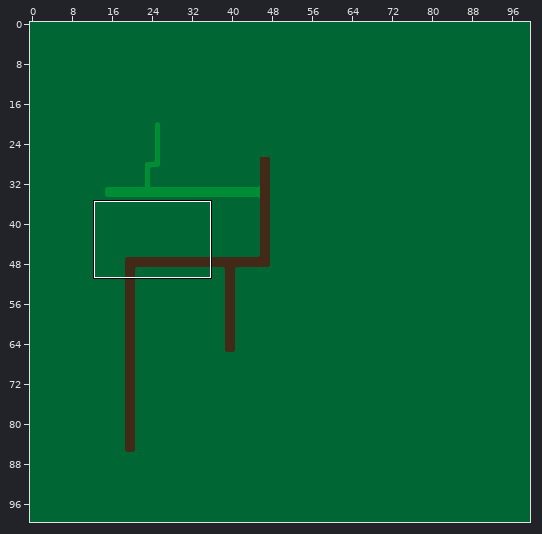
Tiled map, stored at fff-design.tmx. The picture above shows the old version from afar; the outline marks the close-up.
Close-up. Old version:
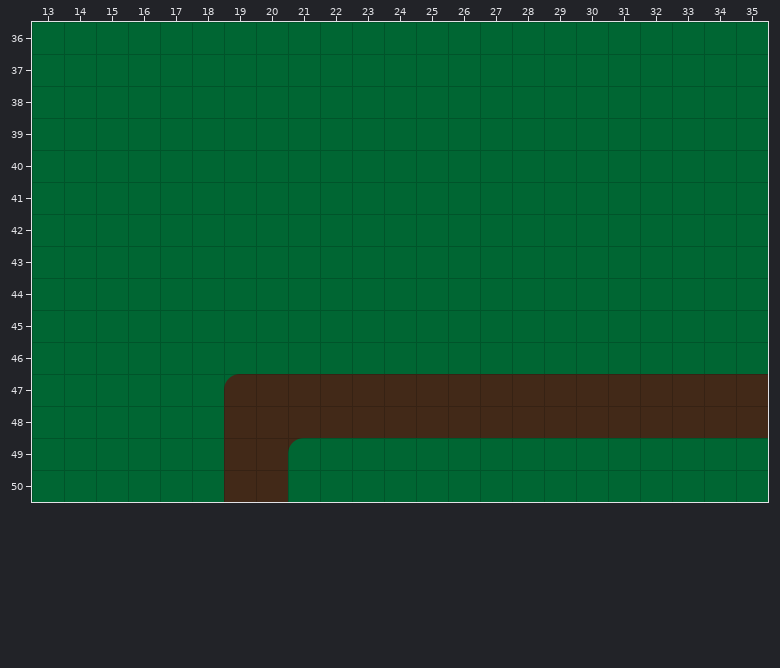
Cells are 32x32 px. Shown: x 13..35, y 36..50. The commit also changed other parts of the map, which this record leaves out.
New version:
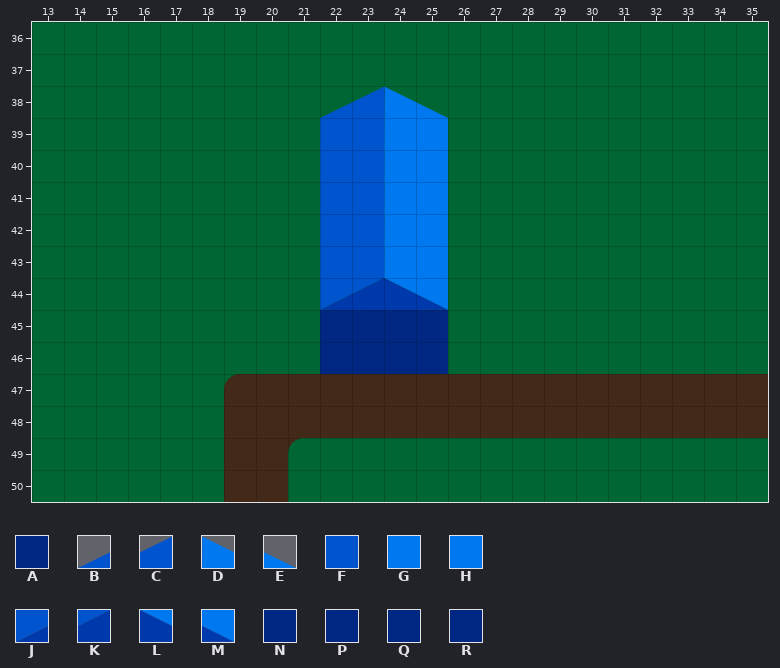
Key: from "houeses-fff": A 61, B 260, C 261, D 262, E 263, F 280, G 282, H 283, J 320, K 321, L 322, M 323, N 340, P 341, Q 343, R 363.
_ is an empty cell.
Tiles of an added or newly shown layer are drawn over the layers below it.
The author wrote: house tileset
The edit:
Layer "houses" (added):
Tile A is added in row 45 at x 24; in row 46 at x 22 to 24.
Tile B is added in row 38 at x 22.
Tile C is added in row 38 at x 23.
Tile D is added in row 38 at x 24.
Tile E is added in row 38 at x 25.
Tile F is added in rows 39 to 43 at x 22 to 23.
Tile G is added in rows 39 to 43 at x 24.
Tile H is added in rows 39 to 43 at x 25.
Tile J is added in row 44 at x 22.
Tile K is added in row 44 at x 23.
Tile L is added in row 44 at x 24.
Tile M is added in row 44 at x 25.
Tile N is added in row 45 at x 22.
Tile P is added in row 45 at x 23.
Tile Q is added in row 45 at x 25.
Tile R is added in row 46 at x 25.
Boxes around the changes in both close-ups, in picture pixels (x1, y1, x2, y2):
added: (320, 86, 448, 374)
